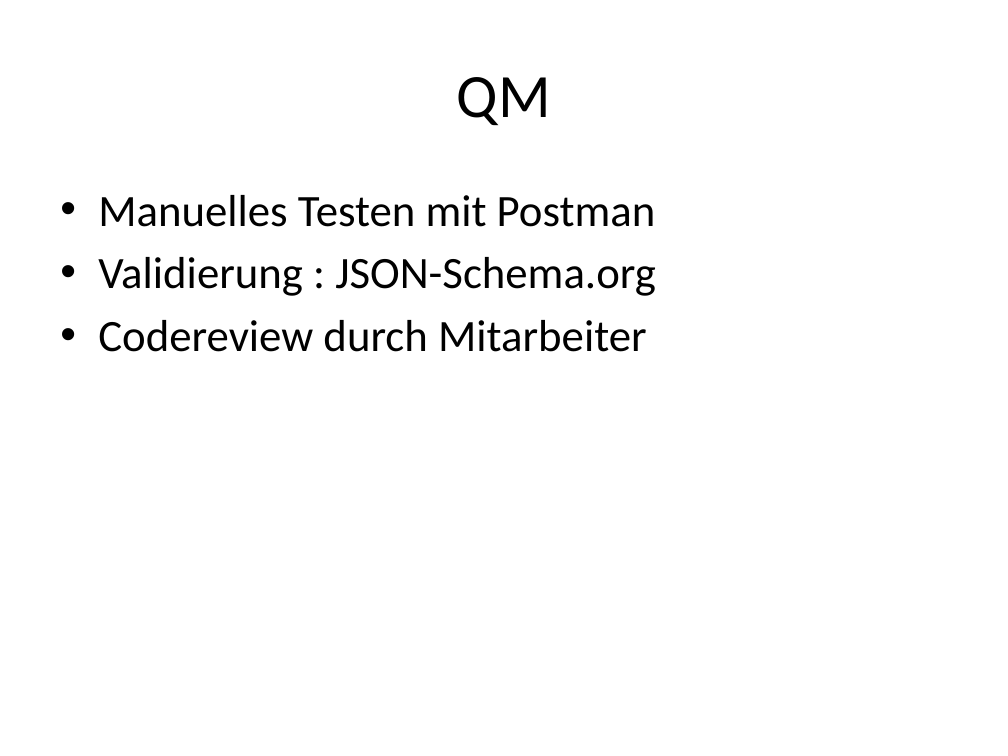
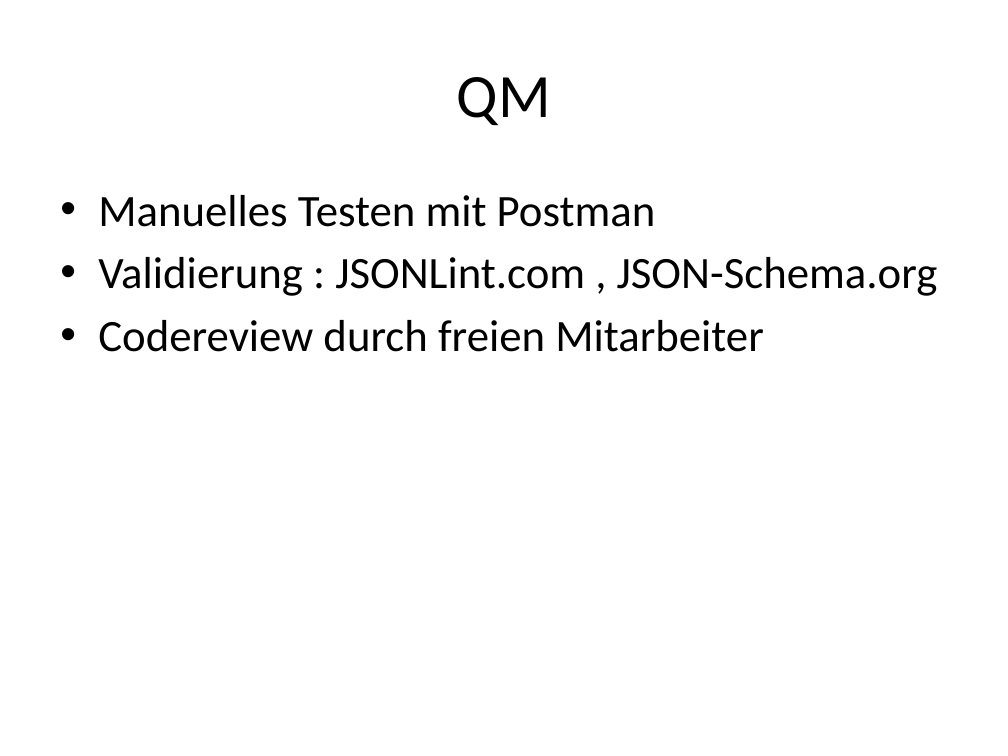
Before and after one commit to janhelmle/weiterbildung_fachinformatiker_ihk_projektantrag, a slide deck: slide 12 of praesentation/Projektpräsentation.pptx. Drawn at 1008x756 pixels with LibreOffice and Linux fonts; fonts in the diff are those of the drawing. Boxes give left, top, right and bottom in pixels: in the first picture for what was removed or moved away, otherwise in the second. Text is boxed around its words. In the diff, an @@ line names an element or a change of style, - is before the commit and + after.

```diff
--- a/praesentation/Projektpräsentation.pptx
+++ b/praesentation/Projektpräsentation.pptx
@@ text at <box>98,257,938,352</box>: text changed @@
-• Validierung : JSON-Schema.org
-• Codereview durch Mitarbeiter
+• Validierung : JSONLint.com , JSON-Schema.org
+• Codereview durch freien Mitarbeiter
```
Also in this commit, not shown: 1 other file.
